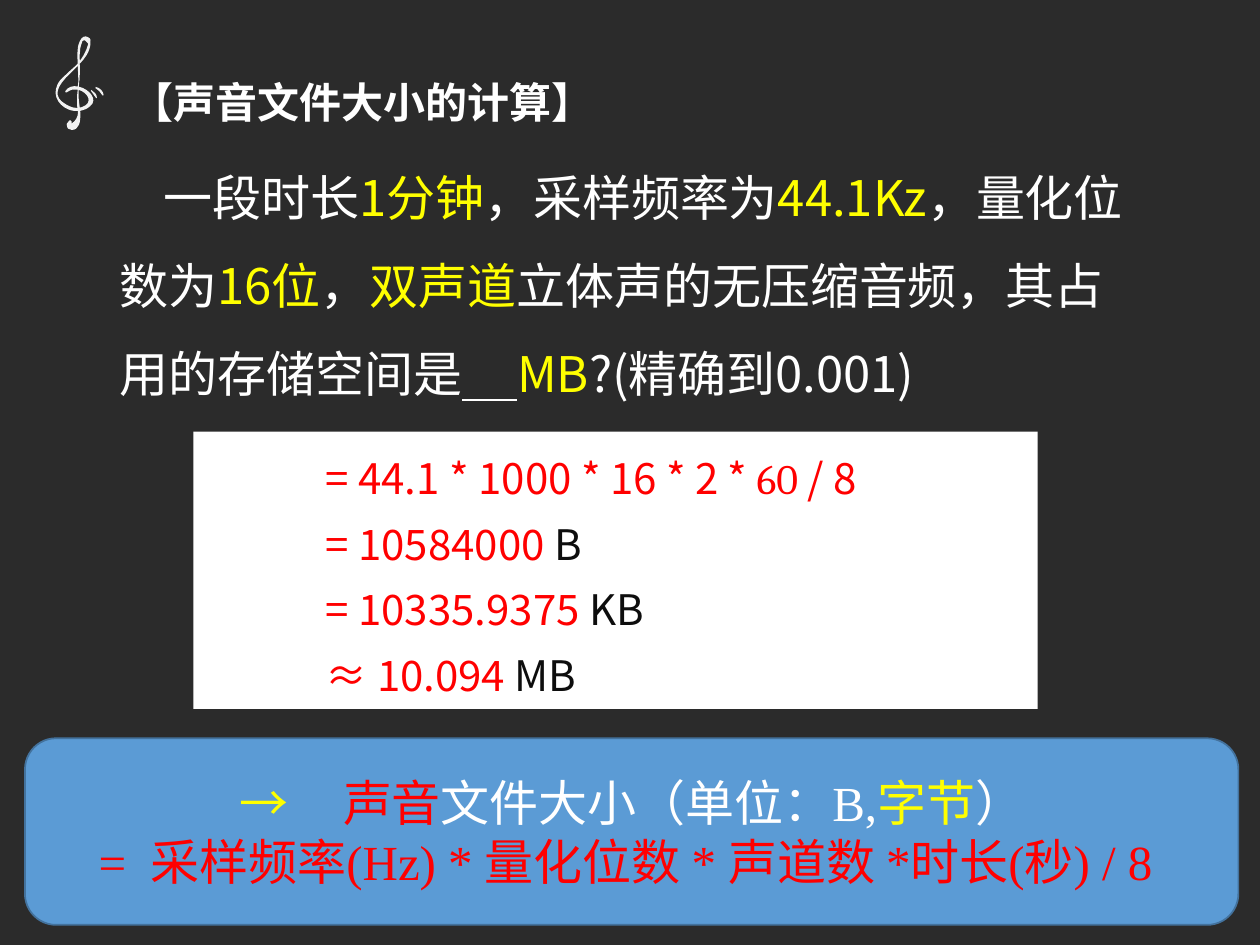
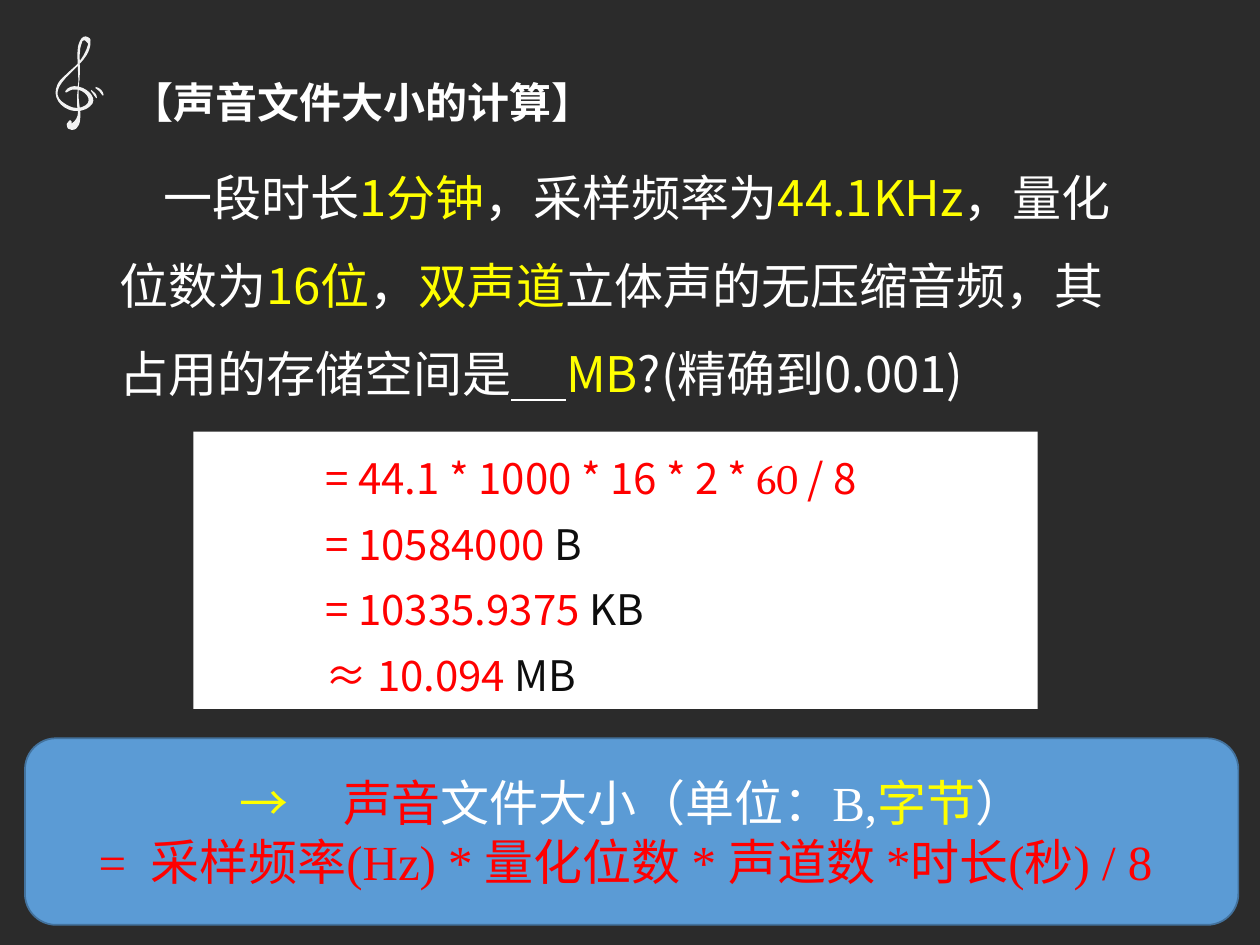
Before and after one commit to hongm32/2020design, a slide deck: slide 19 of 【第13-14课】数据编码/【第14课】数据编码.pptx. Drawn at 1260x945 pixels with LibreOffice and Linux fonts; fonts in the diff are those of the drawing; background and template pictures are left out; a plain dark background stands for a picture behind light text. Boxes give left, top, right and bottom in pixels: in the first picture for what was removed or moved away, otherwise in the second. Text is boxed around its words. In the diff, an @@ line names an element or a change of style, - is before the commit and + after.

```diff
--- a/【第13-14课】数据编码/【第14课】数据编码.pptx
+++ b/【第13-14课】数据编码/【第14课】数据编码.pptx
@@ text at [120, 174, 1111, 402]: text changed @@
-一段时长1分钟，采样频率为44.1Kz，量化位数为16位，双声道立体声的无压缩音频，其占用的存储空间是 MB?(精确到0.001)
+一段时长1分钟，采样频率为44.1KHz，量化位数为16位，双声道立体声的无压缩音频，其占用的存储空间是 MB?(精确到0.001)
```
Also in this commit, not shown: 32 other files.
